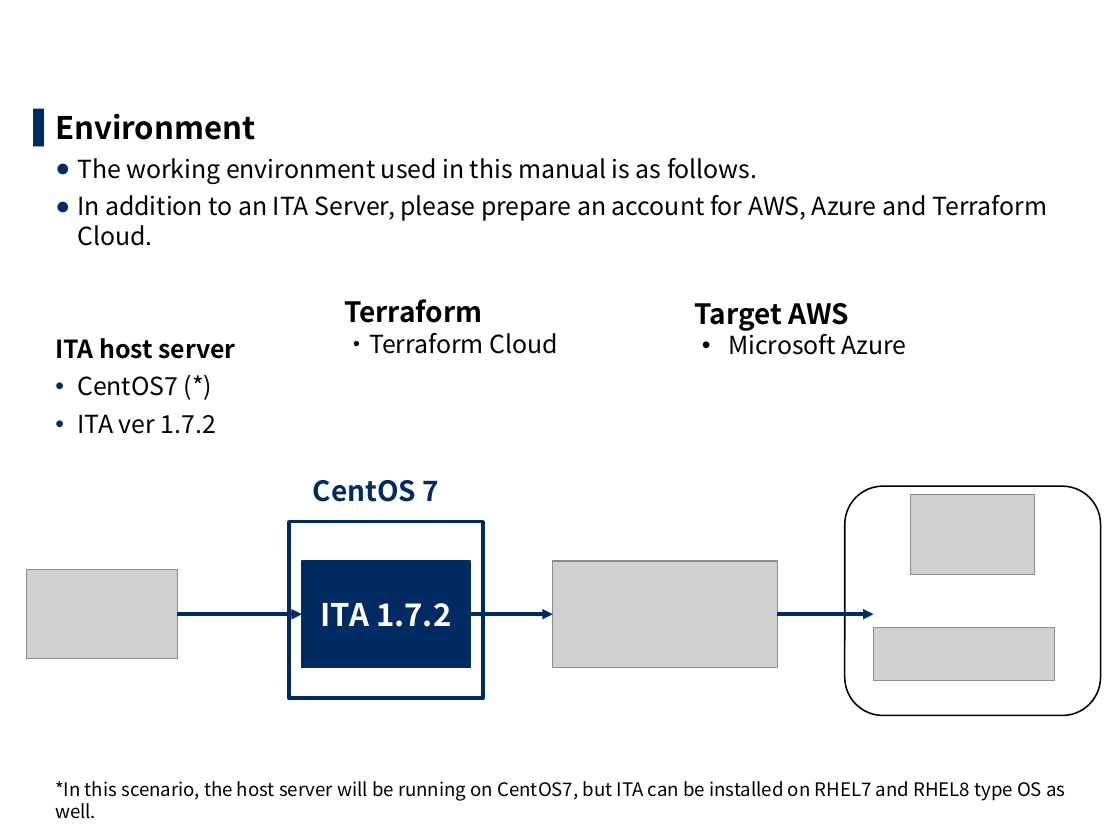
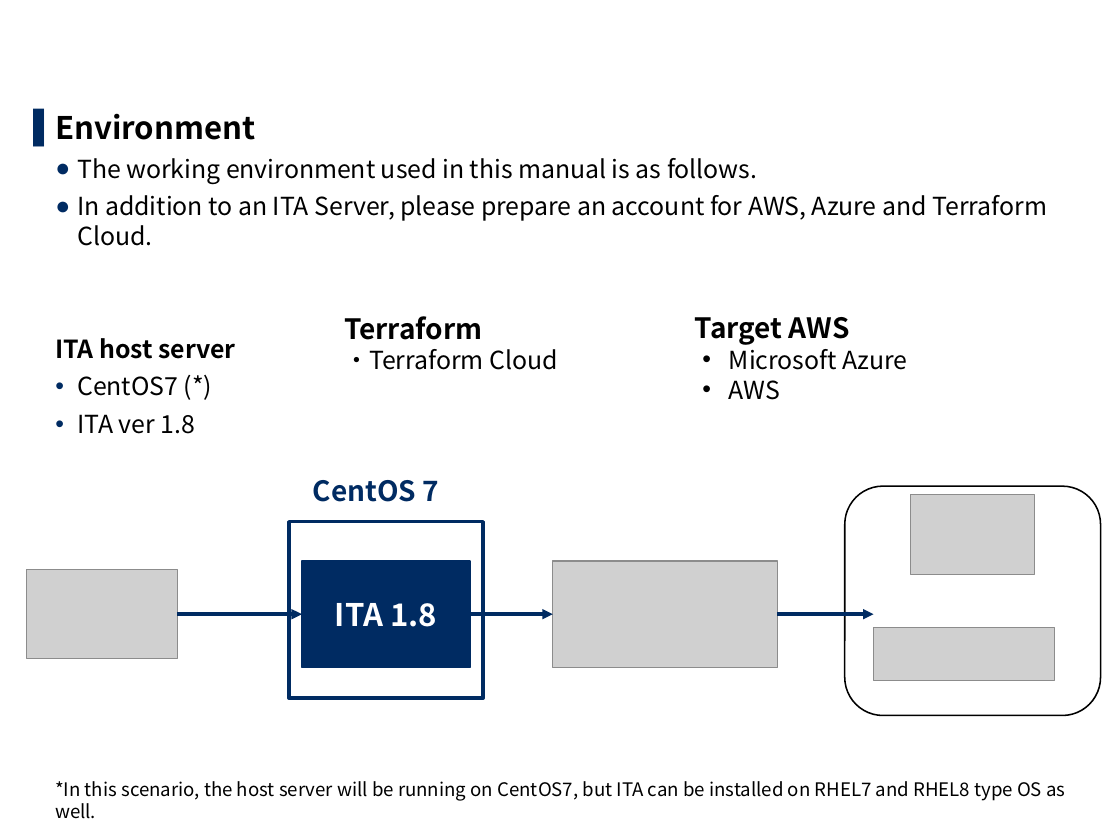
Before and after one commit to exastro-suite/it-automation-docs, a slide deck: slide 5 of asset/Learn/ITA-Terraform-driver-practice_en.pptx. Drawn at 1120x840 pixels with LibreOffice and Linux fonts; fonts in the diff are those of the drawing; grey boxes stand for pictures; background and template pictures are left out. Boxes give left, top, right and bottom in pixels: in the first picture for what was removed or moved away, otherwise in the second. Text is boxed around its words. In the diff, an @@ line names an element or a change of style, - is before the commit and + after.

```diff
--- a/asset/Learn/ITA-Terraform-driver-practice_en.pptx
+++ b/asset/Learn/ITA-Terraform-driver-practice_en.pptx
@@ text "Terraform": place and size @@
-text "Terraform" at bbox=[344, 299, 557, 354]
+text "Terraform" at bbox=[344, 316, 557, 370]
@@ text "Target AWS": place and size @@
-text "Target AWS" at bbox=[694, 303, 907, 355]
+text "Target AWS" at bbox=[695, 317, 907, 400]
@@ text at bbox=[729, 380, 780, 400]: paragraph added @@
+  • AWS
@@ text at bbox=[77, 414, 195, 434]: text changed @@
-  • ITA ver 1.7.2
+  • ITA ver 1.8
@@ text in rectangle at bbox=[335, 603, 437, 627]: text changed @@
-ITA 1.7.2
+ITA 1.8
```
Also in this commit, not shown: 11 other slides changed, 9 slides added, 30 other files.
